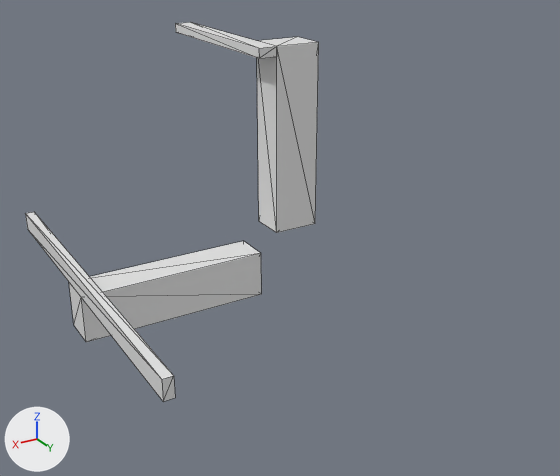
The OBJ model Data/bmc/tiles_structure/t_115.obj as it was, and as the next commit left it.
Before and after are seen from a camera (50 mm lens) standing at (0.947, 1.679, 0.822) and looking at (-0.013, 0.078, 0.022). Lighting does not change. The marker at lower left points along +X, +Y and +Z. Mesh edges are drawn as thin lines. Where no turn or scale is listed for an object, it has been applied to the vertices.

The first picture shows 't_115'.
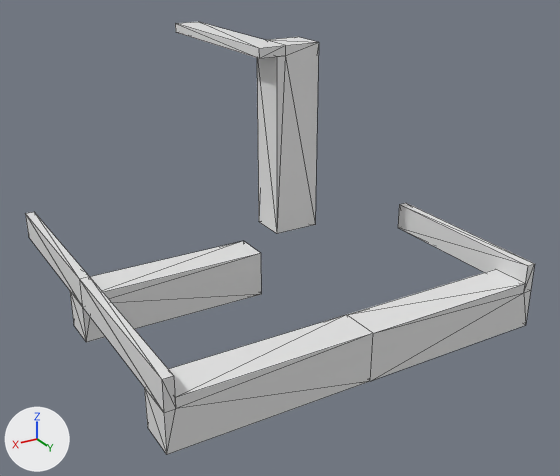
The edits, one by one:
me_t_115 is used by ob_t_115; location (0.0, 0.0, 0.0).
me_t_115 had 31 vertices, 48 faces and spanned x -0.175..0.5, y -0.5..0.5, z -0.175..0.5.
me_t_115 now has 64 vertices, 126 faces and spans x -0.5..0.5, y -0.5..0.5, z -0.175..0.5.
Part 1, on me_t_115:
13 vertices are removed from x -0.175..0.5, y -0.5..0.5, z -0.05..0.5.
46 faces are deleted.
36 vertices are added at x -0.5..0.5, y -0.5..0.5, z -0.175..0.5.
10 new vertices lie (0.0, 0.1, 0.0) away from vertices in x -0.5..0.5, y -0.1..0.4, z -0.175..-0.002.
124 new faces join them.

What differs and where, as boxes [x1, y1, x2, y2] in the pictures (560 x 476 px):
't_115', reshaped (73% wider, 14% taller)
    before: [25, 22, 319, 402]
    after: [25, 22, 535, 454]
